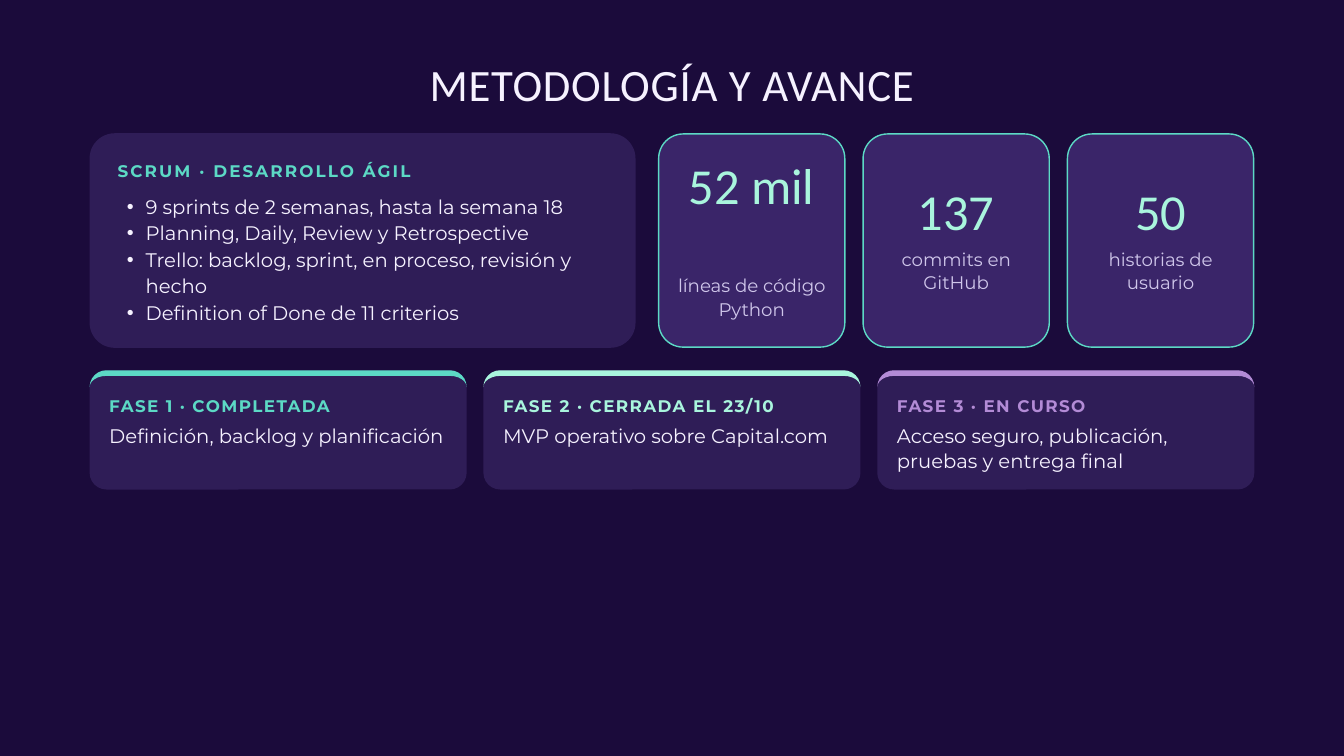
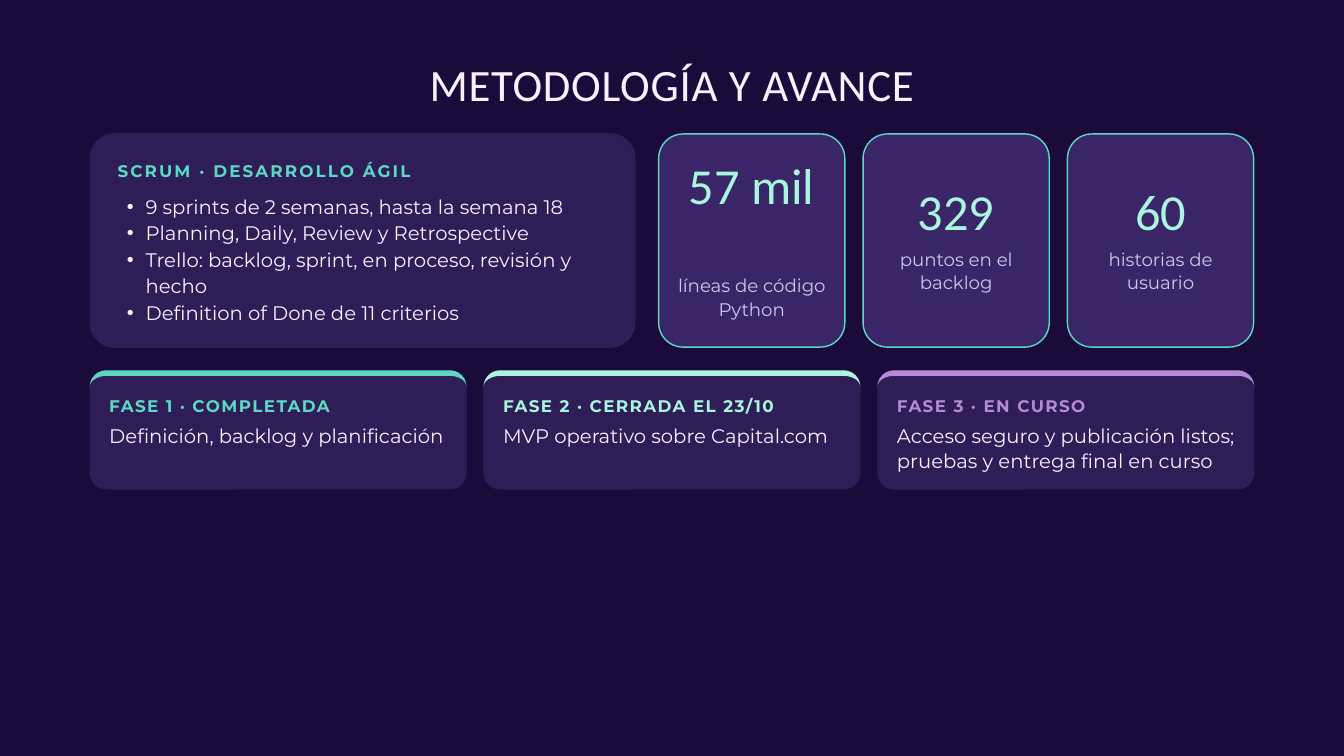
Before and after one commit to Cristian-Higuera-byte/RepAgenteIA, a slide deck: slide 13 of FASE 2/Grupales/Avance 2 Agente IA Bursátil.pptx (slide 12 before the commit). Drawn at 1344x756 pixels with LibreOffice and Linux fonts; fonts in the diff are those of the drawing. Boxes give left, top, right and bottom in pixels: in the first picture for what was removed or moved away, otherwise in the second. Text is boxed around its words. In the diff, an @@ line names an element or a change of style, - is before the commit and + after.

```diff
--- a/FASE 2/Grupales/Avance 2 Agente IA Bursátil.pptx
+++ b/FASE 2/Grupales/Avance 2 Agente IA Bursátil.pptx
@@ text at <box>689,169,814,205</box>: text changed @@
-52 mil
+57 mil
@@ text at <box>918,197,995,231</box>: text changed @@
-137
+329
@@ text at <box>1135,196,1186,231</box>: text changed @@
-50
+60
@@ text at <box>900,252,1013,293</box>: text changed @@
-commits en GitHub
+puntos en el backlog
@@ text at <box>897,428,1234,472</box>: text changed @@
-Acceso seguro, publicación, pruebas y entrega final
+Acceso seguro y publicación listos; pruebas y entrega final en curso
```
Also in this commit, not shown: 5 other slides changed, 2 slides added.
